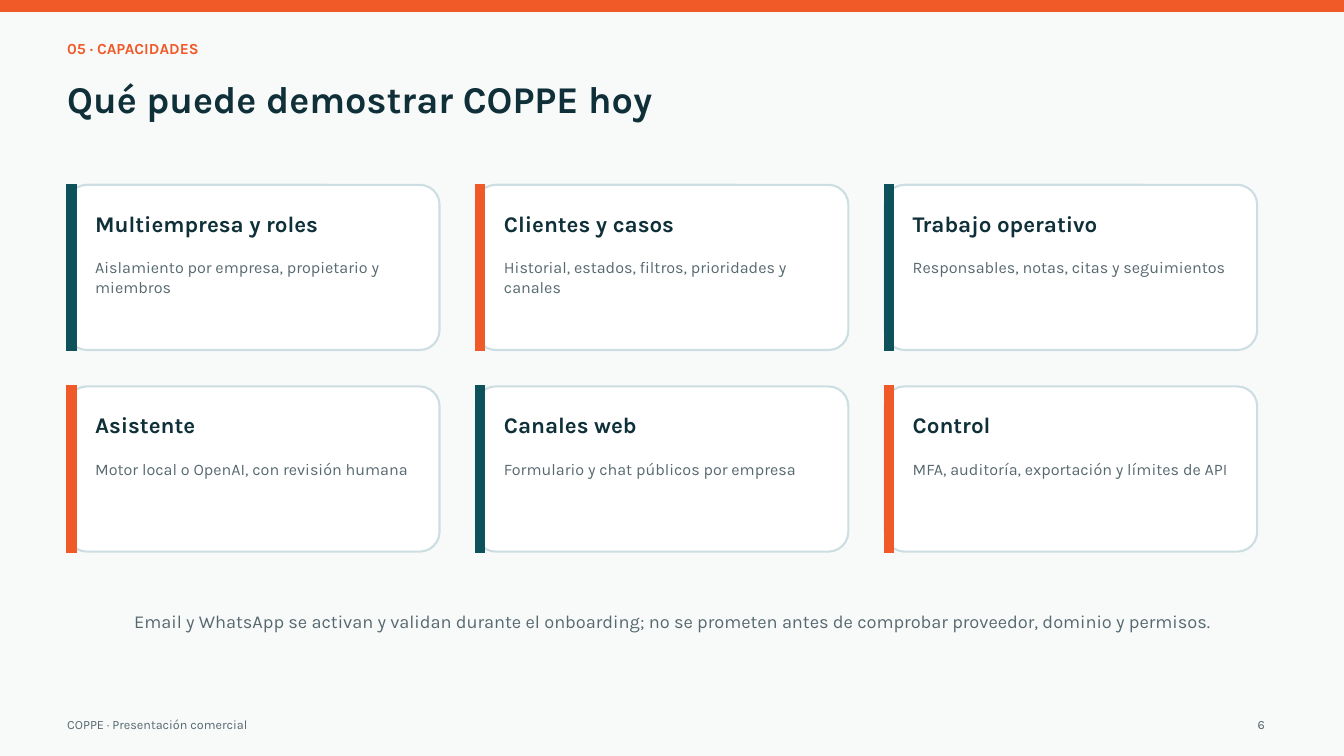
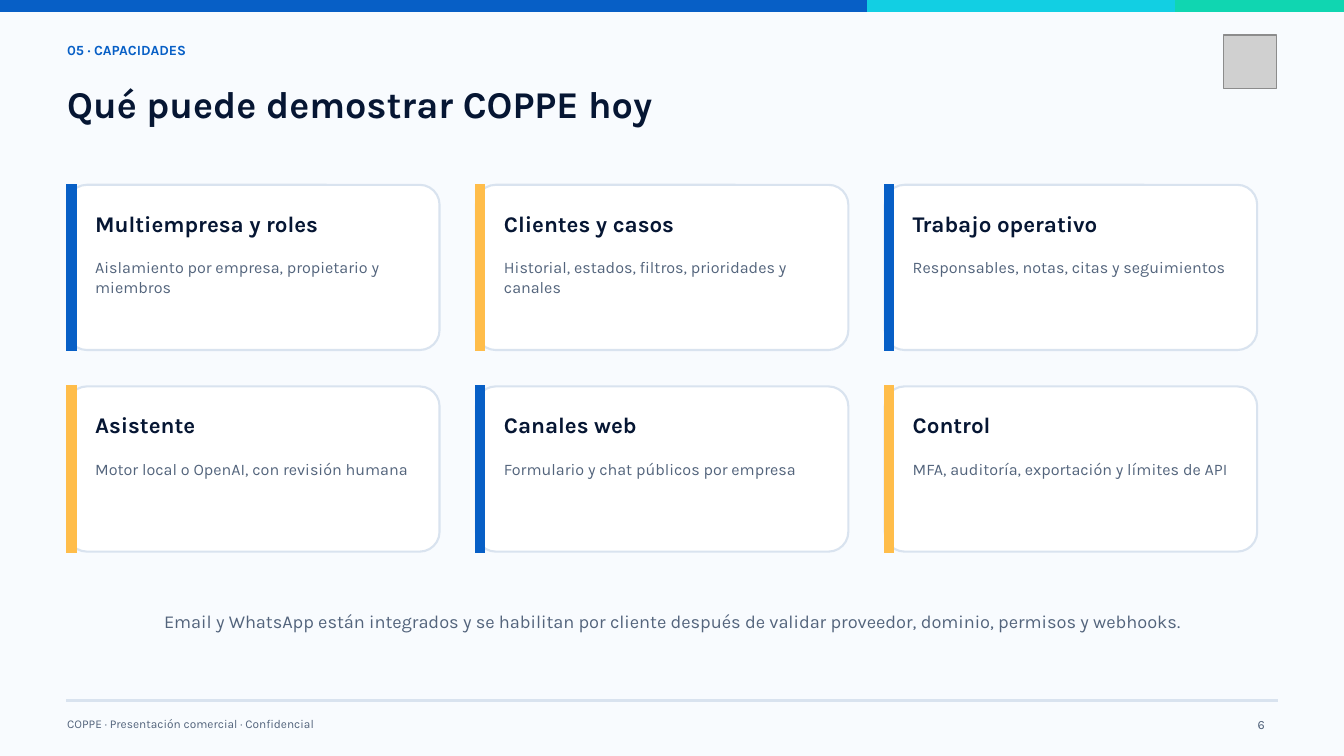
Before and after one commit to Jmprdeveloper/coppe, a slide deck: slide 6 of docs/presentacion/salida/COPPE_Presentacion_Comercial.pptx. Drawn at 1344x756 pixels with LibreOffice and Linux fonts; fonts in the diff are those of the drawing; grey boxes stand for pictures. Boxes give left, top, right and bottom in pixels: in the first picture for what was removed or moved away, otherwise in the second. Text is boxed around its words. In the diff, an @@ line names an element or a change of style, - is before the commit and + after.

Commit message:
feat: apply COPPE brand identity and commercial materials

```diff
--- a/docs/presentacion/salida/COPPE_Presentacion_Comercial.pptx
+++ b/docs/presentacion/salida/COPPE_Presentacion_Comercial.pptx
@@ rectangle at (0,0,1344,756): fill #F8FAFA to #F8FBFE; outline #F8FAFA 1.5 pt to #F8FBFE 1.5 pt @@
@@ rectangle: place and size @@
-rectangle at (0,0,1344,11)
+rectangle at (0,0,868,11)
@@ rectangle at (0,0,868,11): fill #F05A28 to #075FC6; outline #F05A28 1.5 pt to #075FC6 1.5 pt @@
@@ rectangle added at (868,0,1177,11), fill #12CFE3, outline #12CFE3 1.5 pt @@
@@ rectangle added at (1177,0,1344,11), fill #10D6B1, outline #10D6B1 1.5 pt @@
@@ text "05 · CAPACIDADES" at (67,45,186,56): size 11 to 10 pt, text colour #F05A28 to #075FC6 @@
@@ picture added at (1224,35,1277,89) @@
@@ text colour #0F3038 to #061633 in 7 elements at (95,216,318,238), (504,216,674,238), (913,216,1097,238), (95,417,195,434), (504,417,636,434), (913,417,991,434), (67,88,652,128) @@
@@ fill #0D515B to #075FC6; outline #0D515B 1.5 pt to #075FC6 1.5 pt in 3 elements at (68,185,76,350), (885,185,893,350), (476,386,484,552) @@
@@ outline #CCDEE1 1.5 pt to #D9E3EF 1.5 pt in 6 elements at (68,185,440,350), (476,185,848,350), (885,185,1257,350), (68,386,440,552), (476,386,848,552), (885,386,1257,552) @@
@@ fill #F05A28 to #FFBD4A; outline #F05A28 1.5 pt to #FFBD4A 1.5 pt in 3 elements at (476,185,484,350), (68,386,76,552), (885,386,893,552) @@
@@ text at (164,614,1180,633): text changed; text colour #57696F to #53647C @@
-Email y WhatsApp se activan y validan durante el onboarding; no se prometen antes de comprobar proveedor, dominio y permisos.
+Email y WhatsApp están integrados y se habilitan por cliente después de validar proveedor, dominio, permisos y webhooks.
@@ text at (67,719,314,728): text changed; size 9 to 8.5 pt; text colour #57696F to #53647C @@
-COPPE · Presentación comercial
+COPPE · Presentación comercial · Confidencial
@@ rectangle added at (68,700,1277,701), fill #D9E3EF, outline #D9E3EF 1.5 pt @@
```
Also in this commit, not shown: 9 other slides changed, 1 slide added, 24 other files.
